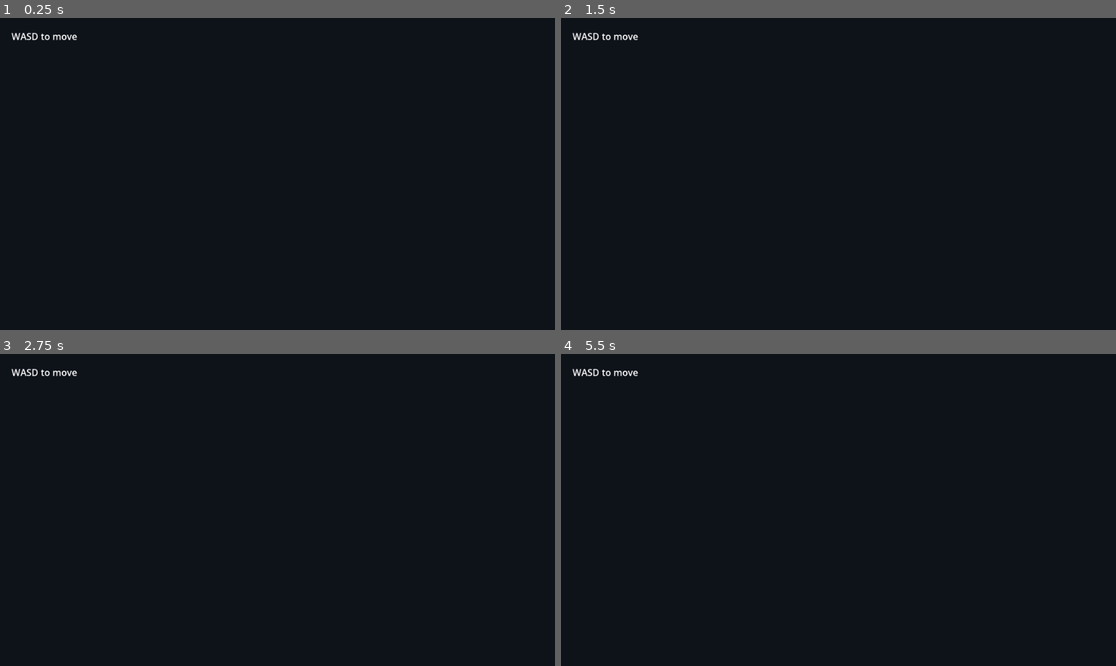
Above: before the commit, frames 1-4 (two rows, left to right).
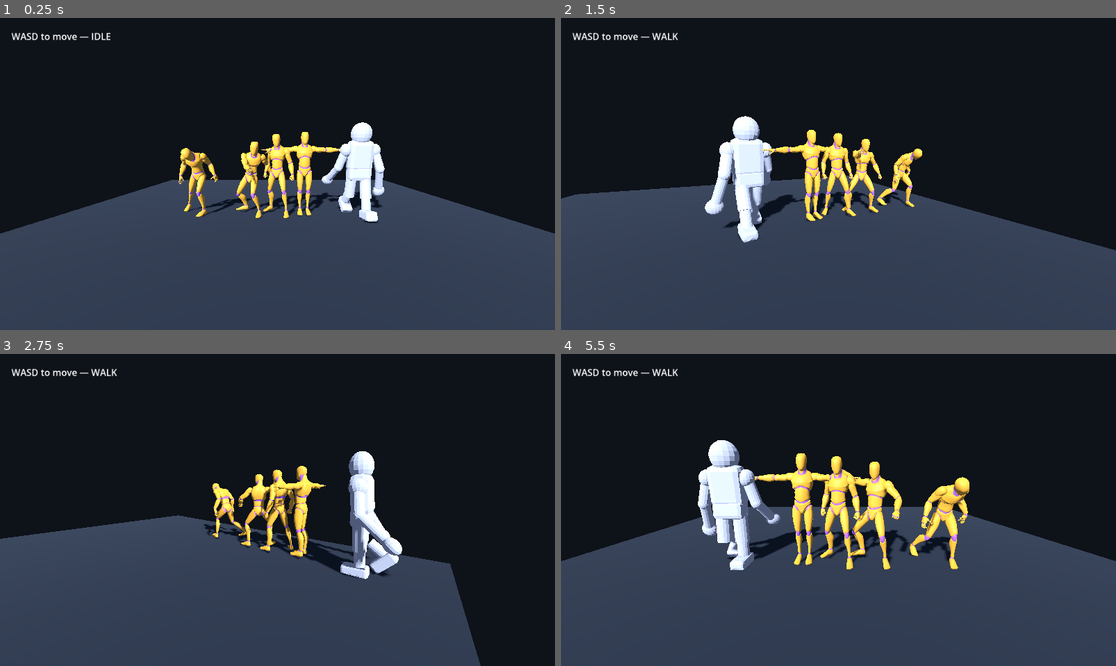
Above: after the commit, the same moments.

Repository: pmaho/godot-humanoid-prototype
Game: Godot game, scene res://main.tscn
The game is run twice, just before and just after one commit, with the same random seed, the same clock (stepped at 60 frames per second) and the same inputs.
Inputs:
- Up to frame 1 (0.25 s): no input
- Up to frame 2 (1.5 s): hold D (move_right) 0.53-1.28 s; hold S (move_back) from 1.28 s (still down)
- Up to frame 3 (2.75 s): release S (move_back) at 2.03 s; hold D (move_right) from 2.03 s (still down)
- Up to frame 4 (5.5 s): release D (move_right) at 2.78 s; hold W (move_forward) 2.78-3.53 s; hold A (move_left) 3.53-5.03 s; hold S (move_back) from 5.03 s (still down)

The runs differ from the first frame. In frame 1, 45% of the frame differs, in the area x 0-100%, y 4-100%; in frame 2, 45%; in frame 3, 38%; in frame 4, 49%.
Error before the commit: Parse Error: Function "CollisionShape3D()" not found in base self. (res://main.gd:106)

Commit message:
Fix CollisionShape3D typo

Diff:
--- a/main.gd
+++ b/main.gd
@@ -103,4 +103,4 @@
 	ground.mesh = box; ground.position.y = -0.1
 	var mat := StandardMaterial3D.new(); mat.albedo_color = Color(0.15, 0.18, 0.22); box.material = mat
 	add_child(ground)
-	var shape := CollisionShape3D(); var body := StaticBody3D.new(); var cs := BoxShape3D.new(); cs.size = Vector3(10,0.1,10); shape.shape=cs; shape.position.y=-0.1; body.add_child(shape); add_child(body)
+	var shape := CollisionShape3D.new(); var body := StaticBody3D.new(); var cs := BoxShape3D.new(); cs.size = Vector3(10,0.1,10); shape.shape=cs; shape.position.y=-0.1; body.add_child(shape); add_child(body)
